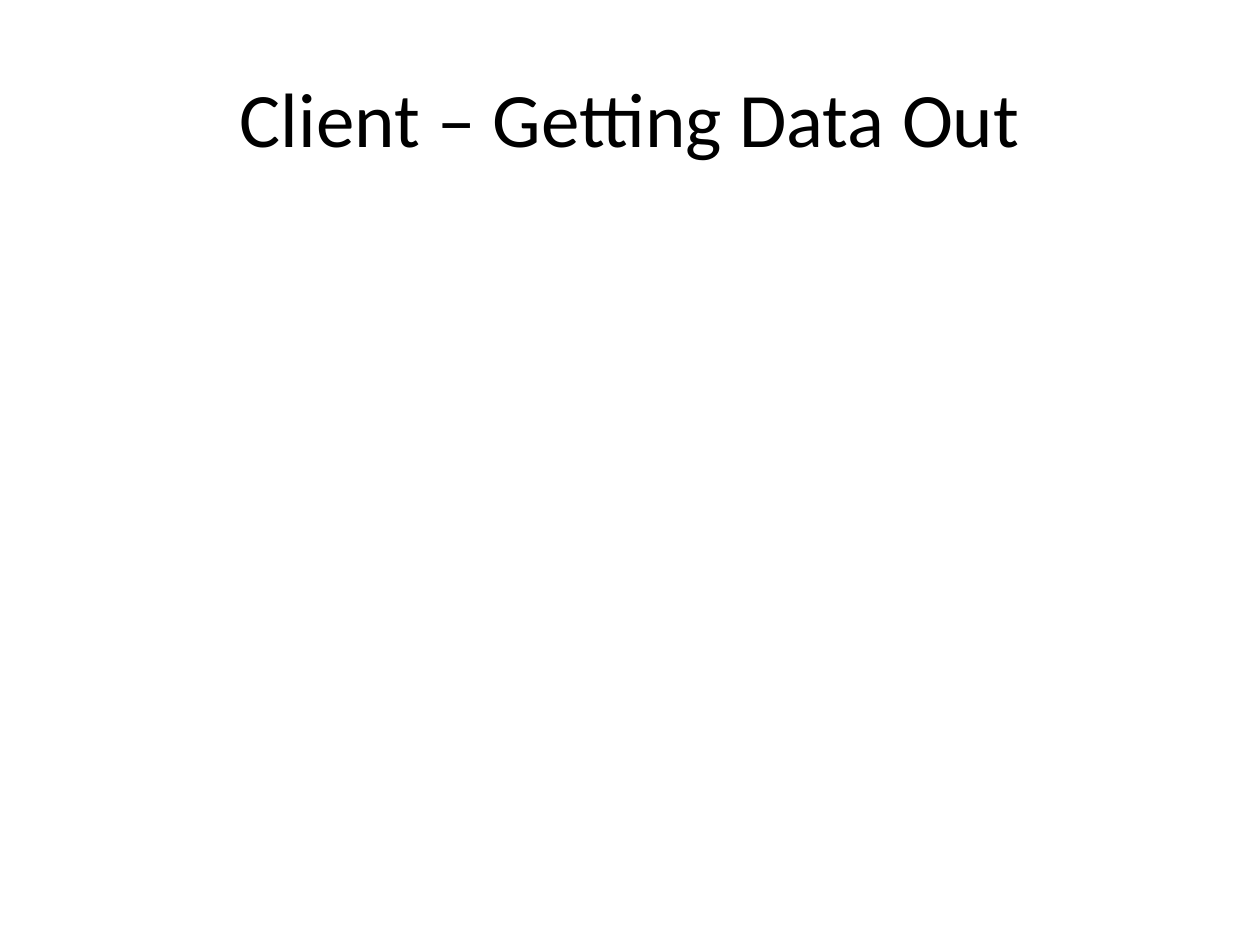
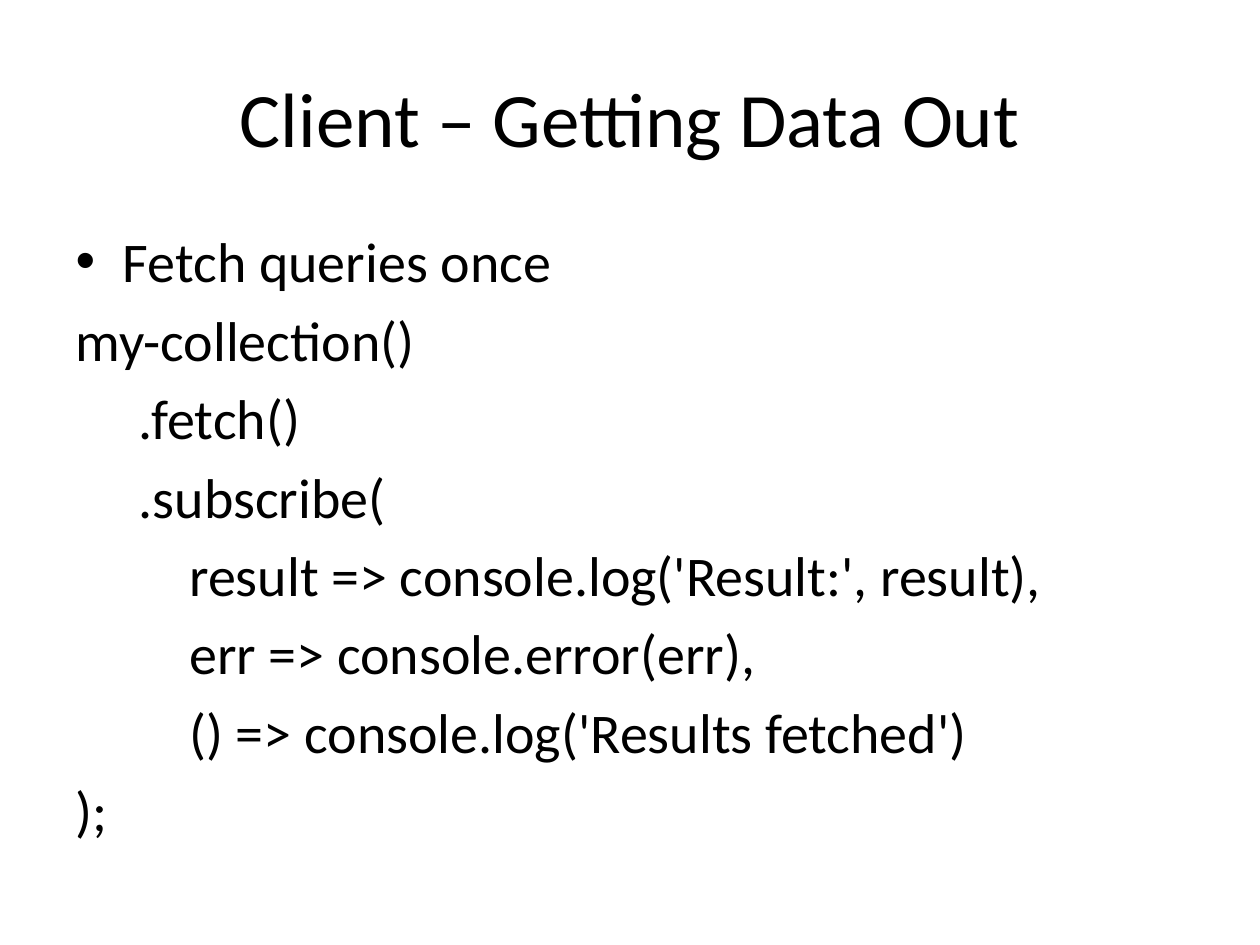
Before and after one commit to mahopa/Horizon-ngHouston, a slide deck: slide 10 of HorizonSlide.pptx (slide 9 before the commit). Drawn at 1260x945 pixels with LibreOffice and Linux fonts; fonts in the diff are those of the drawing. Boxes give left, top, right and bottom in pixels: in the first picture for what was removed or moved away, otherwise in the second. Text is boxed around its words. In the diff, an @@ line names an element or a change of style, - is before the commit and + after.

```diff
--- a/HorizonSlide.pptx
+++ b/HorizonSlide.pptx
@@ text added at [76, 243, 1041, 763], 32 pt, text #000000 @@
+• Fetch queries once
+my-collection()
+.fetch()
+.subscribe(
+result => console.log('Result:', result),
+err => console.error(err),
+() => console.log('Results fetched')
+);
```
Also in this commit, not shown: 1 other slide changed, 3 slides added, 1 slide removed, 1 other file.
